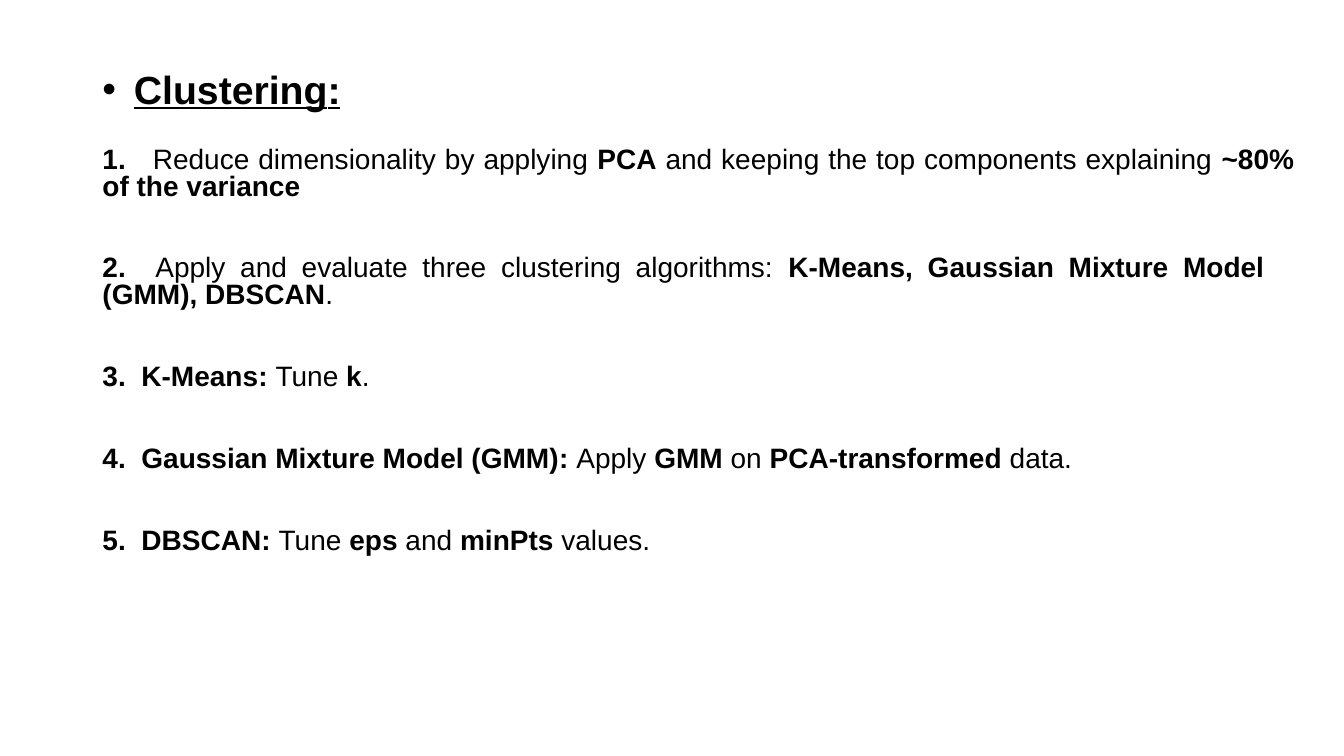
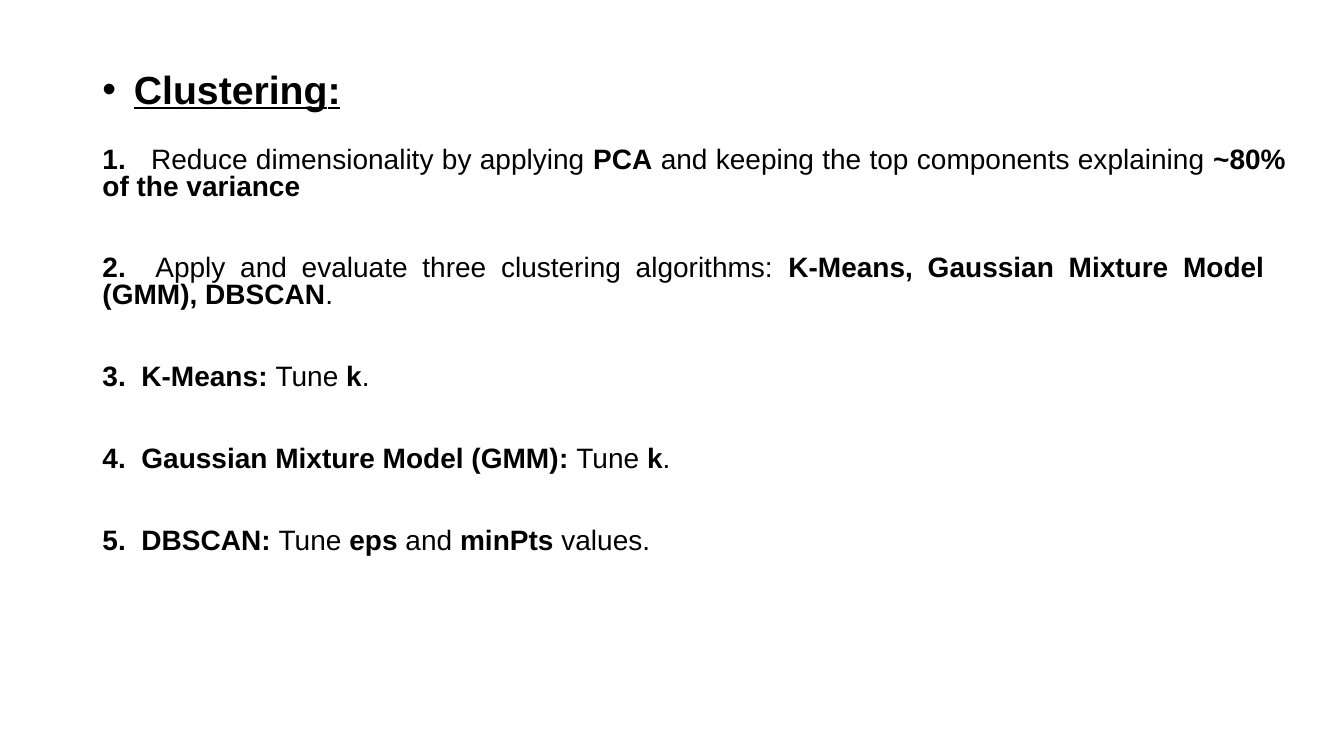
Before and after one commit to BillyGeros94/face-expression-recognition, a slide deck: slide 10 of presentation/Project-Presentation.pptx. Drawn at 1344x756 pixels with LibreOffice and Linux fonts; fonts in the diff are those of the drawing. Boxes give left, top, right and bottom in pixels: in the first picture for what was removed or moved away, otherwise in the second. Text is boxed around its words. In the diff, an @@ line names an element or a change of style, - is before the commit and + after.

```diff
--- a/presentation/Project-Presentation.pptx
+++ b/presentation/Project-Presentation.pptx
@@ text at [102, 447, 670, 473]: text changed @@
-4. Gaussian Mixture Model (GMM): Apply GMM on PCA-transformed data.
+4. Gaussian Mixture Model (GMM): Tune k.
```
Also in this commit, not shown: 7 other slides changed.
